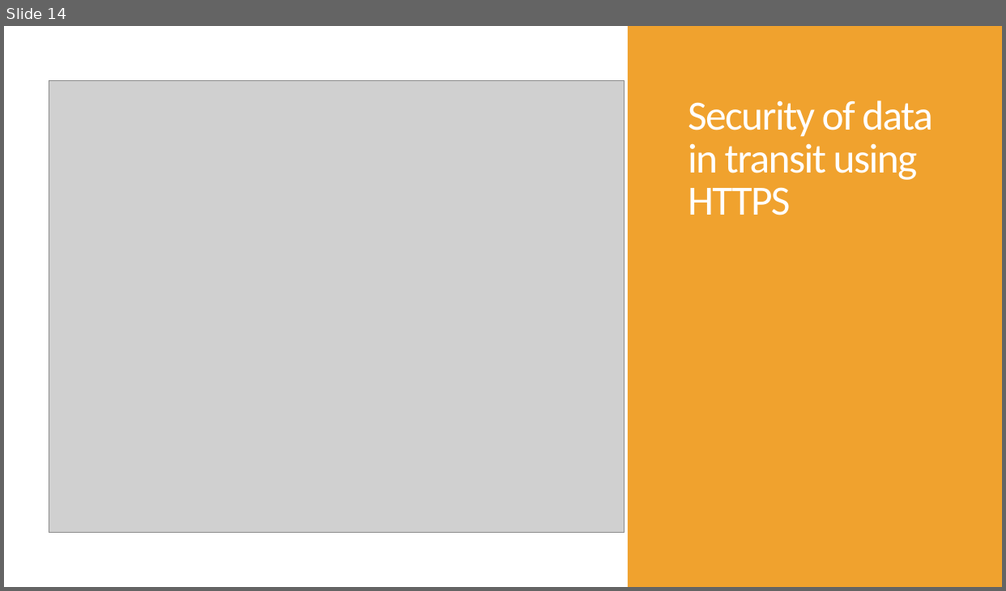
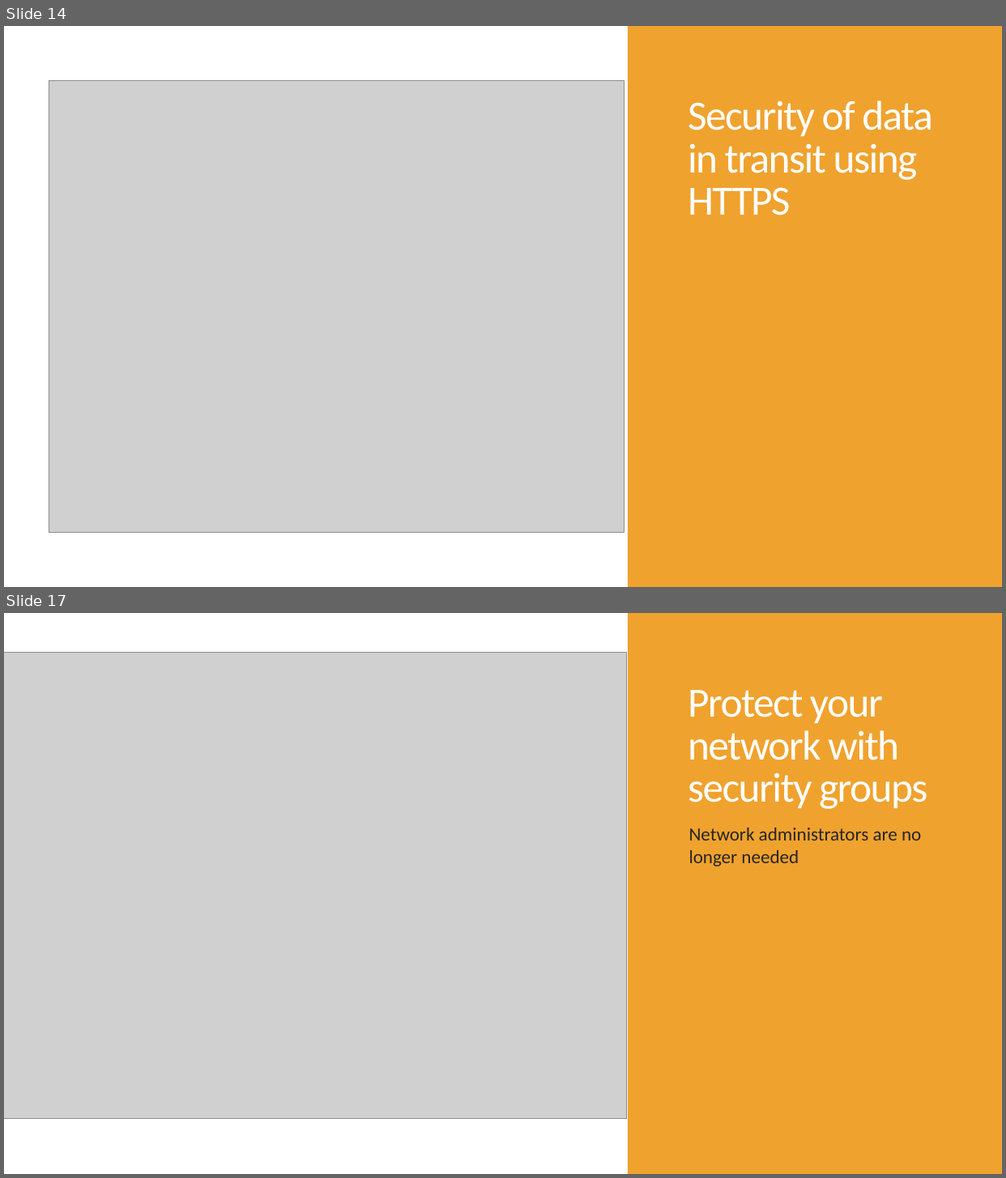
Before and after one commit to damoco/aws-interview-assignment2, a slide deck: Assignment #2 - proposal.pptx. Shown one above the other, each under a label of ours: slide 14 before the commit, slides 14 and 17 after it; the slides between them are not shown. The pictures are 1006x591 and 1006x1178 pixels, drawn with LibreOffice and Linux fonts; fonts in the diff are those of the drawing; grey boxes stand for pictures. Boxes give left, top, right and bottom in pixels: in the first picture for what was removed or moved away, otherwise in the second. Text is boxed around its words. In the diff, an @@ line names an element or a change of style, - is before the commit and + after.

```diff
--- a/Assignment #2 - proposal.pptx
+++ b/Assignment #2 - proposal.pptx
@@ slide 17 added at (x1=4, y1=613, x2=1002, y2=1174), background #FFFFFF; not listed: 1 template element that a slide beside it also shows @@
@@ picture added at (x1=4, y1=652, x2=627, y2=1119) @@
@@ title added at (x1=688, y1=690, x2=927, y2=809), 40 pt, text #FFFFFF @@
+Protect your network with security groups
@@ text added at (x1=689, y1=828, x2=921, y2=867), 18 pt, text #262626 @@
+Network administrators are no longer needed
```
Also in this commit, not shown: 6 slides changed, 11 other slides added, 2 slides removed.
